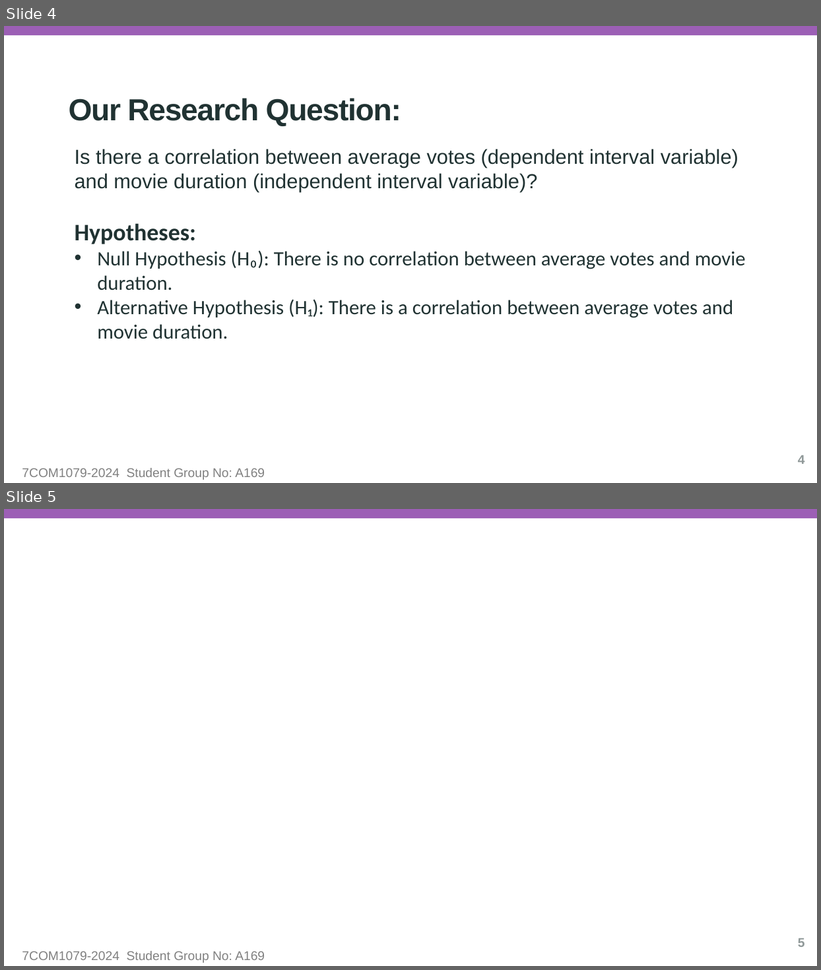
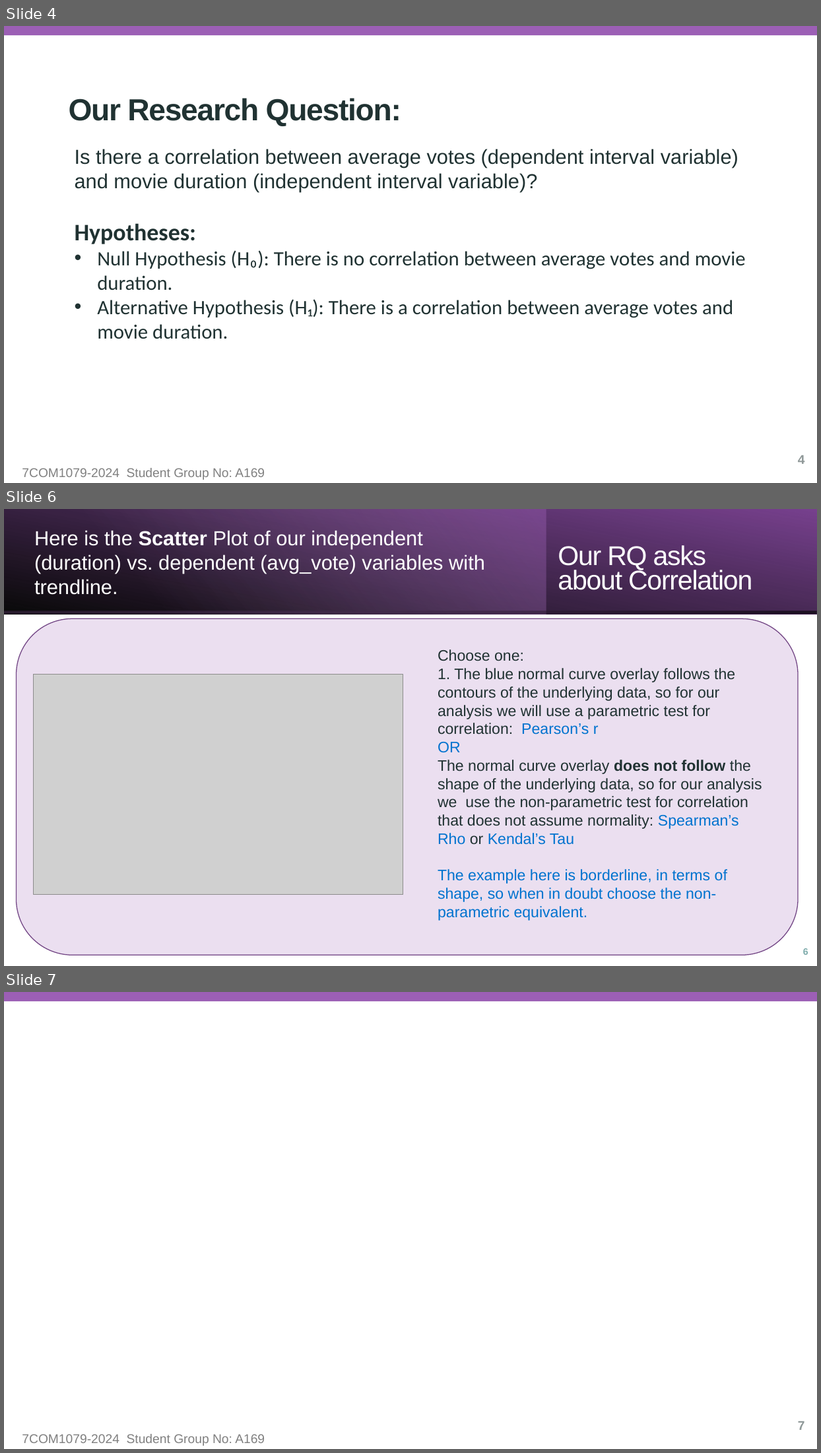
Before and after one commit to esu0hg/Group_A169, a slide deck: Presentation/reseach_question_presentation_template.pptx. Shown one above the other, each under a label of ours: slides 4 and 5 before the commit, slides 4, 6 and 7 after it; the slides between them are not shown. The pictures are 821x970 and 821x1453 pixels, drawn with LibreOffice and Linux fonts; fonts in the diff are those of the drawing; grey boxes stand for pictures; background and template pictures are left out. Boxes give left, top, right and bottom in pixels: in the first picture for what was removed or moved away, otherwise in the second. Text is boxed around its words. In the diff, an @@ line names an element or a change of style, - is before the commit and + after.

```diff
--- a/Presentation/reseach_question_presentation_template.pptx
+++ b/Presentation/reseach_question_presentation_template.pptx
@@ slide 6 added at [4,509,817,966], background #FFFFFF @@
@@ rectangle added at [4,509,817,614], fill gradient #000000 to #77418E @@
@@ rectangle added at [4,509,547,614], fill gradient #C49FD3 to #9C5FB5 @@
@@ rectangle added at [4,509,817,614], fill gradient #9C5FB5 to #000000 @@
@@ text added at [34,530,485,595], 24 pt, text #FFFFFF @@
+Here is the Scatter Plot of our independent (duration) vs. dependent (avg_vote) variables with trendline.
@@ text added at [558,545,752,590], 32 pt, text #FFFFFF @@
+Our RQ asks about Correlation
@@ rounded rectangle added at [16,619,798,956], fill #EBDFF0, outline #734686 1 pt @@
@@ text added at [438,650,762,921], 18 pt, text #203232 @@
+Choose one:
+1. The blue normal curve overlay follows the contours of the underlying data, so for our analysis we will use a parametric test for correlation: Pearson’s r
+OR
+The normal curve overlay does not follow the shape of the underlying data, so for our analysis we use the non-parametric test for correlation that does not assume normality: Spearman’s Rho or Kendal’s Tau
+The example here is borderline, in terms of shape, so when in doubt choose the non-parametric equivalent.
@@ picture added at [33,674,403,895] @@
@@ page number added at [803,949,809,955], 11 pt, text #7DABAB, bold @@
+6
@@ what was slide 5 is now slide 7 @@
@@ page number at [798,1422,805,1430]: text changed @@
-5
+7
```
Also in this commit, not shown: 1 other slide added, 1 other file.
